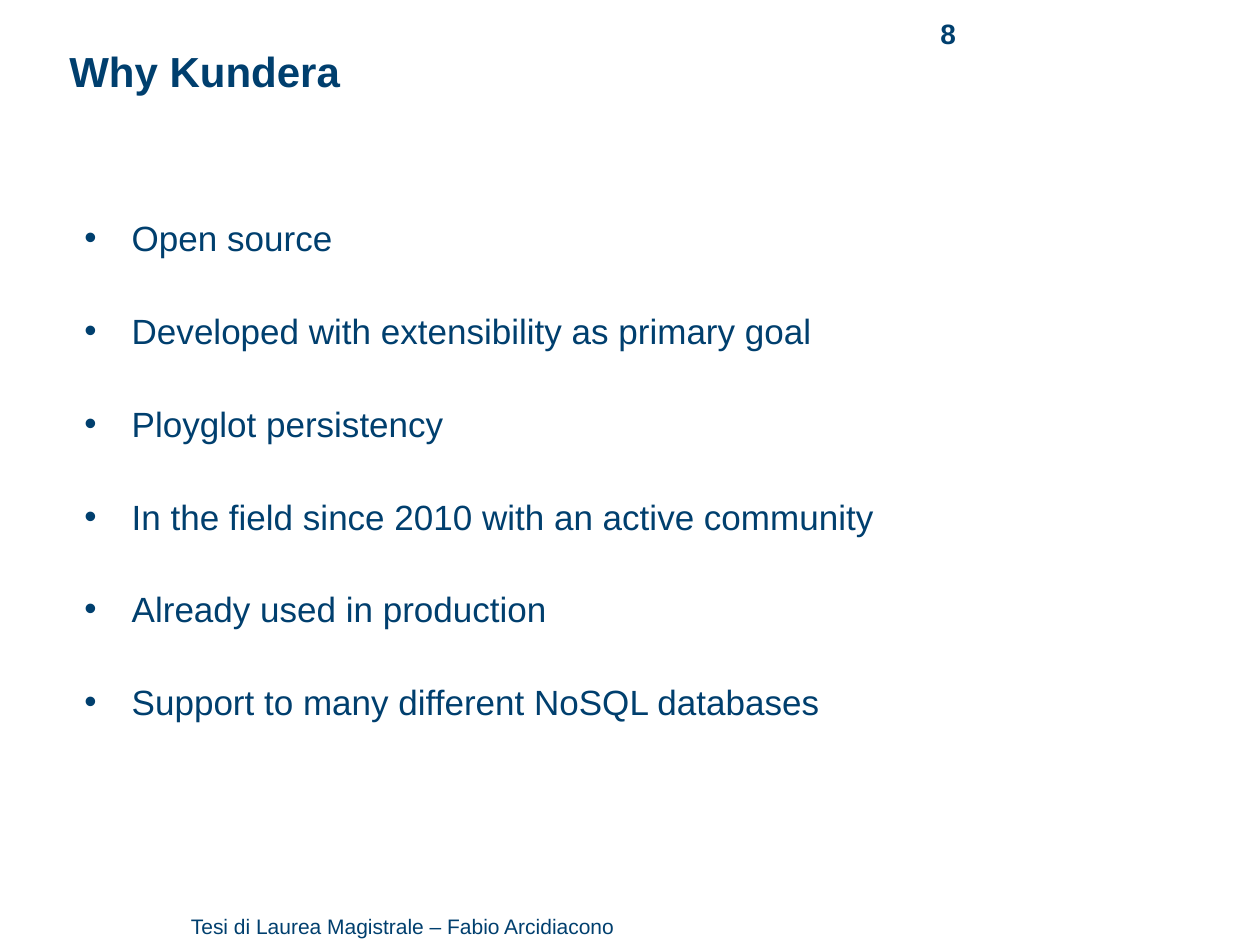
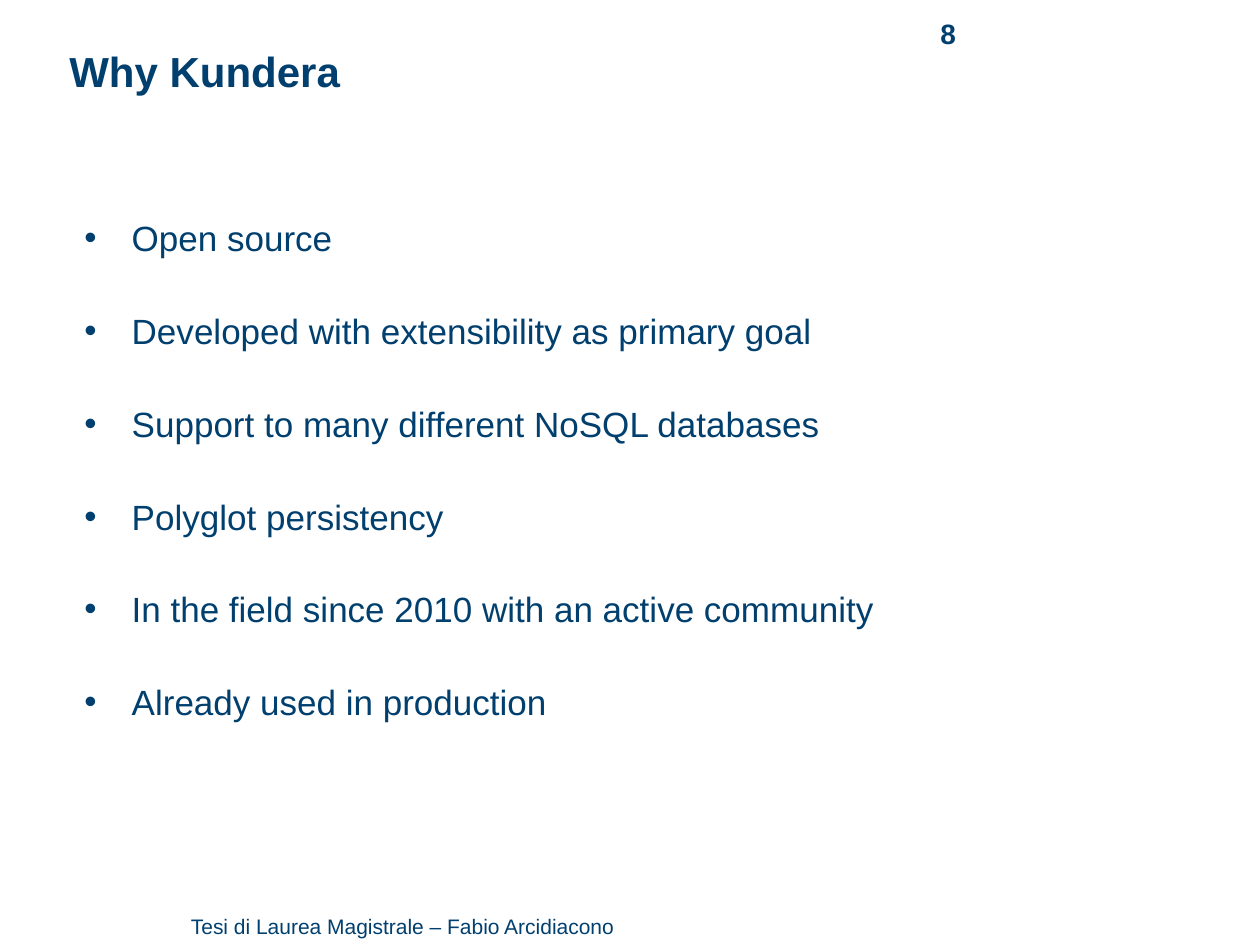
Before and after one commit to arci/thesis, a slide deck: slide 8 of presentation/ThesisPresentation.pptx. Drawn at 1260x945 pixels with LibreOffice and Linux fonts; fonts in the diff are those of the drawing; background and template pictures are left out. Boxes give left, top, right and bottom in pixels: in the first picture for what was removed or moved away, otherwise in the second. Text is boxed around its words. In the diff, an @@ line names an element or a change of style, - is before the commit and + after.

```diff
--- a/presentation/ThesisPresentation.pptx
+++ b/presentation/ThesisPresentation.pptx
@@ text at [132,411,819,536]: text changed @@
-• Ployglot persistency
+• Support to many different NoSQL databases
+• Polyglot persistency
@@ text at [132,689,819,722]: paragraph removed @@
-• Support to many different NoSQL databases
```
Also in this commit, not shown: 13 other slides changed, 2 other files.
